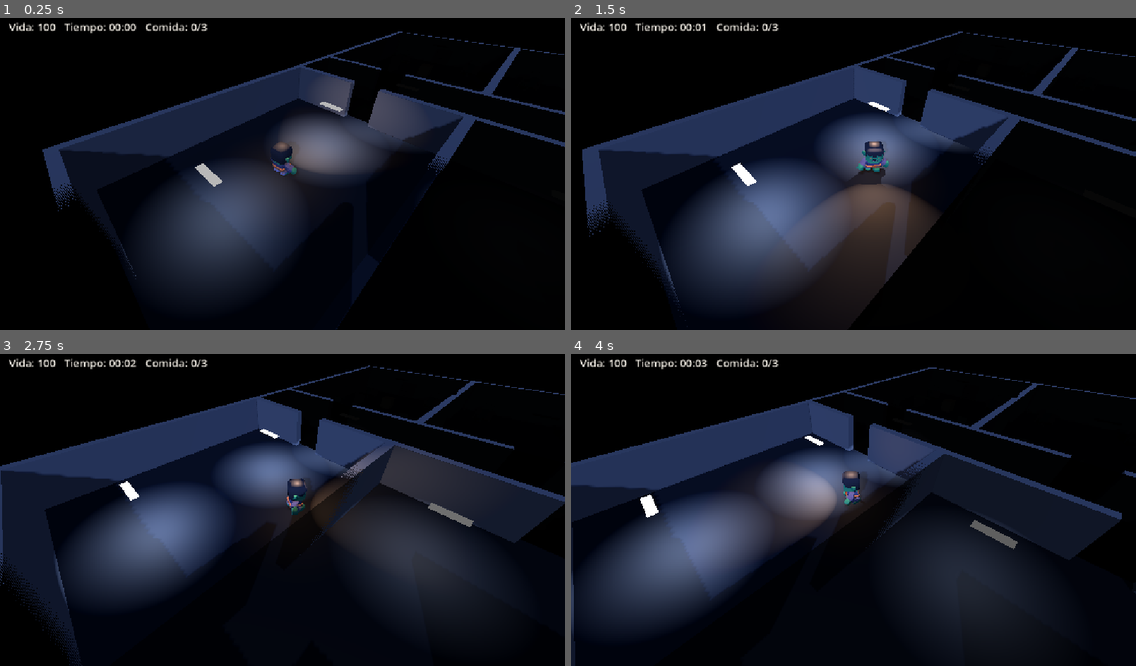
Above: before the commit, frames 1-4 (two rows, left to right).
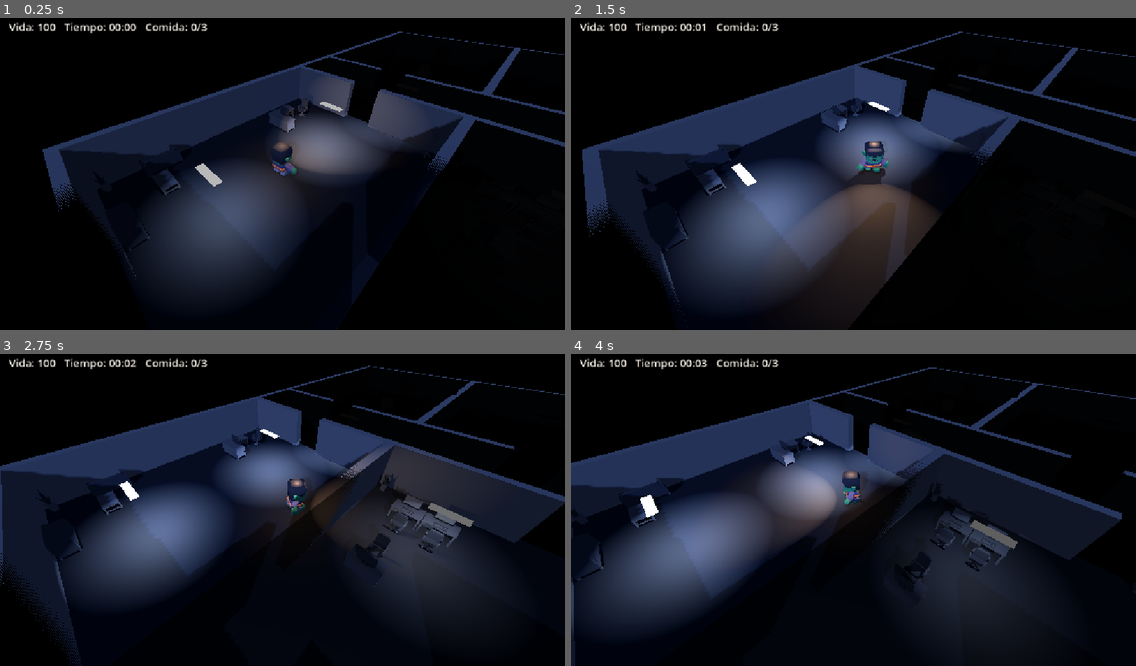
Above: after the commit, the same moments.

Repository: SofiaRubiano10/Zombivors_4to
Game: Godot game, scene res://main.tscn
Two runs of this game, one before a commit and one after it. Both use one fixed random seed, a clock stepped at 60 frames per second and the inputs below.
Inputs:
- Up to frame 1 (0.25 s): no input
- Up to frame 2 (1.5 s): hold D (move_right) 0.53-1.28 s; hold Shift (correr) 0.53-1.28 s; hold S (move_down) from 1.28 s (still down); tap E (interactuar) at 1.35 s
- Up to frame 3 (2.75 s): release S (move_down) at 2.03 s; hold D (move_right) from 2.03 s (still down); tap F at 2.1 s
- Up to frame 4 (4 s): release D (move_right) at 2.78 s; hold W (move_up) 2.78-3.53 s; tap G at 2.85 s; hold A (move_left) from 3.53 s (still down); tap T at 3.6 s

The runs differ from the first frame. In frame 1, 0.5% of the frame differs, in the area x 21-56%, y 25-75%; in frame 2, 0.7%; in frame 3, 1.7%, in the area x 6-82%, y 23-75%; in frame 4, 1.5%.

Commit message:
Muebles en recepción, área abierta y archivo
Terminé de amueblar la oficina. La recepción tiene su mostrador y una sala de espera con sofás; el área abierta, puestos de trabajo del lado iluminado y escritorios abandonados con cajas del lado oscuro, con estanterías contra la mampara; y el archivo quedó lleno de estanterías en filas, como un laberinto alrededor del cerebro. Comprobé con un mapa de celdas que desde la recepción se sigue llegando a toda la comida y a la salida.

Diff:
--- a/main.tscn
+++ b/main.tscn
@@ -962,6 +962,346 @@
 transform = Transform3D(1, 0, -0, 0, 1, 0, 0, 0, 1, 23.3, 0, -17.3)
 script = ExtResource("30_mueble")
 modelo = ExtResource("m_pottedPlant")
+
+[node name="Recepcion" type="Node3D" parent="Mapa/Muebles"]
+
+[node name="DeskCorner" type="Node3D" parent="Mapa/Muebles/Recepcion"]
+transform = Transform3D(-1, 0, -0, 0, 1, 0, 0, 0, -1, -21.5, 0, 6)
+script = ExtResource("30_mueble")
+modelo = ExtResource("m_deskCorner")
+
+[node name="ComputerScreen" type="Node3D" parent="Mapa/Muebles/Recepcion"]
+transform = Transform3D(-1, 0, -0, 0, 1, 0, 0, 0, -1, -21.5, 0.76, 6.3)
+script = ExtResource("30_mueble")
+modelo = ExtResource("m_computerScreen")
+solido = false
+
+[node name="ChairDesk" type="Node3D" parent="Mapa/Muebles/Recepcion"]
+transform = Transform3D(1, 0, -0, 0, 1, 0, 0, 0, 1, -21.5, 0, 4.3)
+script = ExtResource("30_mueble")
+modelo = ExtResource("m_chairDesk")
+solido = false
+
+[node name="LoungeSofa" type="Node3D" parent="Mapa/Muebles/Recepcion"]
+transform = Transform3D(0, 0, -1, 0, 1, 0, 1, 0, 0, -23.2, 0, 14.5)
+script = ExtResource("30_mueble")
+modelo = ExtResource("m_loungeSofa")
+
+[node name="LoungeSofa2" type="Node3D" parent="Mapa/Muebles/Recepcion"]
+transform = Transform3D(-1, 0, -0, 0, 1, 0, 0, 0, -1, -20, 0, 17.2)
+script = ExtResource("30_mueble")
+modelo = ExtResource("m_loungeSofa")
+
+[node name="TableCoffee" type="Node3D" parent="Mapa/Muebles/Recepcion"]
+transform = Transform3D(1, 0, -0, 0, 1, 0, 0, 0, 1, -21.5, 0, 15)
+script = ExtResource("30_mueble")
+modelo = ExtResource("m_tableCoffee")
+
+[node name="PottedPlant" type="Node3D" parent="Mapa/Muebles/Recepcion"]
+transform = Transform3D(1, 0, -0, 0, 1, 0, 0, 0, 1, -23.3, 0, 17.3)
+script = ExtResource("30_mueble")
+modelo = ExtResource("m_pottedPlant")
+
+[node name="PottedPlant2" type="Node3D" parent="Mapa/Muebles/Recepcion"]
+transform = Transform3D(1, 0, -0, 0, 1, 0, 0, 0, 1, -12.8, 0, 17.3)
+script = ExtResource("30_mueble")
+modelo = ExtResource("m_pottedPlant")
+
+[node name="CoatRackStanding" type="Node3D" parent="Mapa/Muebles/Recepcion"]
+transform = Transform3D(1, 0, -0, 0, 1, 0, 0, 0, 1, -12.8, 0, 2.8)
+script = ExtResource("30_mueble")
+modelo = ExtResource("m_coatRackStanding")
+solido = false
+
+[node name="AreaAbierta" type="Node3D" parent="Mapa/Muebles"]
+
+[node name="Desk" type="Node3D" parent="Mapa/Muebles/AreaAbierta"]
+transform = Transform3D(1, 0, -0, 0, 1, 0, 0, 0, 1, -9.4, 0, 4.4)
+script = ExtResource("30_mueble")
+modelo = ExtResource("m_desk")
+
+[node name="ComputerScreen" type="Node3D" parent="Mapa/Muebles/AreaAbierta"]
+transform = Transform3D(1, 0, -0, 0, 1, 0, 0, 0, 1, -9.4, 0.76, 4.2)
+script = ExtResource("30_mueble")
+modelo = ExtResource("m_computerScreen")
+solido = false
+
+[node name="ComputerKeyboard" type="Node3D" parent="Mapa/Muebles/AreaAbierta"]
+transform = Transform3D(1, 0, -0, 0, 1, 0, 0, 0, 1, -9.4, 0.76, 4.65)
+script = ExtResource("30_mueble")
+modelo = ExtResource("m_computerKeyboard")
+solido = false
+
+[node name="ChairDesk" type="Node3D" parent="Mapa/Muebles/AreaAbierta"]
+transform = Transform3D(-1, 0, -0, 0, 1, 0, 0, 0, -1, -9.4, 0, 5.35)
+script = ExtResource("30_mueble")
+modelo = ExtResource("m_chairDesk")
+solido = false
+
+[node name="Desk2" type="Node3D" parent="Mapa/Muebles/AreaAbierta"]
+transform = Transform3D(1, 0, -0, 0, 1, 0, 0, 0, 1, -7.9, 0, 4.4)
+script = ExtResource("30_mueble")
+modelo = ExtResource("m_desk")
+
+[node name="ComputerScreen2" type="Node3D" parent="Mapa/Muebles/AreaAbierta"]
+transform = Transform3D(1, 0, -0, 0, 1, 0, 0, 0, 1, -7.9, 0.76, 4.2)
+script = ExtResource("30_mueble")
+modelo = ExtResource("m_computerScreen")
+solido = false
+
+[node name="ComputerKeyboard2" type="Node3D" parent="Mapa/Muebles/AreaAbierta"]
+transform = Transform3D(1, 0, -0, 0, 1, 0, 0, 0, 1, -7.9, 0.76, 4.65)
+script = ExtResource("30_mueble")
+modelo = ExtResource("m_computerKeyboard")
+solido = false
+
+[node name="ChairDesk2" type="Node3D" parent="Mapa/Muebles/AreaAbierta"]
+transform = Transform3D(-1, 0, -0, 0, 1, 0, 0, 0, -1, -7.9, 0, 5.35)
+script = ExtResource("30_mueble")
+modelo = ExtResource("m_chairDesk")
+solido = false
+
+[node name="Desk3" type="Node3D" parent="Mapa/Muebles/AreaAbierta"]
+transform = Transform3D(1, 0, -0, 0, 1, 0, 0, 0, 1, 7, 0, 4.4)
+script = ExtResource("30_mueble")
+modelo = ExtResource("m_desk")
+
+[node name="ComputerScreen3" type="Node3D" parent="Mapa/Muebles/AreaAbierta"]
+transform = Transform3D(1, 0, -0, 0, 1, 0, 0, 0, 1, 7, 0.76, 4.2)
+script = ExtResource("30_mueble")
+modelo = ExtResource("m_computerScreen")
+solido = false
+
+[node name="ComputerKeyboard3" type="Node3D" parent="Mapa/Muebles/AreaAbierta"]
+transform = Transform3D(1, 0, -0, 0, 1, 0, 0, 0, 1, 7, 0.76, 4.65)
+script = ExtResource("30_mueble")
+modelo = ExtResource("m_computerKeyboard")
+solido = false
+
+[node name="ChairDesk3" type="Node3D" parent="Mapa/Muebles/AreaAbierta"]
+transform = Transform3D(-1, 0, -0, 0, 1, 0, 0, 0, -1, 7, 0, 5.35)
+script = ExtResource("30_mueble")
+modelo = ExtResource("m_chairDesk")
+solido = false
+
+[node name="Desk4" type="Node3D" parent="Mapa/Muebles/AreaAbierta"]
+transform = Transform3D(-1, 0, -0, 0, 1, 0, 0, 0, -1, -9.4, 0, 8.6)
+script = ExtResource("30_mueble")
+modelo = ExtResource("m_desk")
+
+[node name="ComputerScreen4" type="Node3D" parent="Mapa/Muebles/AreaAbierta"]
+transform = Transform3D(-1, 0, -0, 0, 1, 0, 0, 0, -1, -9.4, 0.76, 8.8)
+script = ExtResource("30_mueble")
+modelo = ExtResource("m_computerScreen")
+solido = false
+
+[node name="ComputerKeyboard4" type="Node3D" parent="Mapa/Muebles/AreaAbierta"]
+transform = Transform3D(-1, 0, -0, 0, 1, 0, 0, 0, -1, -9.4, 0.76, 8.35)
+script = ExtResource("30_mueble")
+modelo = ExtResource("m_computerKeyboard")
+solido = false
+
+[node name="ChairDesk4" type="Node3D" parent="Mapa/Muebles/AreaAbierta"]
+transform = Transform3D(1, 0, 0, 0, 1, 0, -0, 0, 1, -9.4, 0, 7.65)
+script = ExtResource("30_mueble")
+modelo = ExtResource("m_chairDesk")
+solido = false
+
+[node name="Desk5" type="Node3D" parent="Mapa/Muebles/AreaAbierta"]
+transform = Transform3D(-1, 0, -0, 0, 1, 0, 0, 0, -1, -2, 0, 15.8)
+script = ExtResource("30_mueble")
+modelo = ExtResource("m_desk")
+
+[node name="ComputerScreen5" type="Node3D" parent="Mapa/Muebles/AreaAbierta"]
+transform = Transform3D(-1, 0, -0, 0, 1, 0, 0, 0, -1, -2, 0.76, 16)
+script = ExtResource("30_mueble")
+modelo = ExtResource("m_computerScreen")
+solido = false
+
+[node name="ComputerKeyboard5" type="Node3D" parent="Mapa/Muebles/AreaAbierta"]
+transform = Transform3D(-1, 0, -0, 0, 1, 0, 0, 0, -1, -2, 0.76, 15.55)
+script = ExtResource("30_mueble")
+modelo = ExtResource("m_computerKeyboard")
+solido = false
+
+[node name="ChairDesk5" type="Node3D" parent="Mapa/Muebles/AreaAbierta"]
+transform = Transform3D(1, 0, 0, 0, 1, 0, -0, 0, 1, -2, 0, 14.85)
+script = ExtResource("30_mueble")
+modelo = ExtResource("m_chairDesk")
+solido = false
+
+[node name="Desk6" type="Node3D" parent="Mapa/Muebles/AreaAbierta"]
+transform = Transform3D(-1, 0, -0, 0, 1, 0, 0, 0, -1, 2, 0, 15.8)
+script = ExtResource("30_mueble")
+modelo = ExtResource("m_desk")
+
+[node name="ComputerScreen6" type="Node3D" parent="Mapa/Muebles/AreaAbierta"]
+transform = Transform3D(-1, 0, -0, 0, 1, 0, 0, 0, -1, 2, 0.76, 16)
+script = ExtResource("30_mueble")
+modelo = ExtResource("m_computerScreen")
+solido = false
+
+[node name="ComputerKeyboard6" type="Node3D" parent="Mapa/Muebles/AreaAbierta"]
+transform = Transform3D(-1, 0, -0, 0, 1, 0, 0, 0, -1, 2, 0.76, 15.55)
+script = ExtResource("30_mueble")
+modelo = ExtResource("m_computerKeyboard")
+solido = false
+
+[node name="ChairDesk6" type="Node3D" parent="Mapa/Muebles/AreaAbierta"]
+transform = Transform3D(1, 0, 0, 0, 1, 0, -0, 0, 1, 2, 0, 14.85)
+script = ExtResource("30_mueble")
+modelo = ExtResource("m_chairDesk")
+solido = false
+
+[node name="BookcaseClosedWide" type="Node3D" parent="Mapa/Muebles/AreaAbierta"]
+transform = Transform3D(1, 0, -0, 0, 1, 0, 0, 0, 1, -4, 0, 10.55)
+script = ExtResource("30_mueble")
+modelo = ExtResource("m_bookcaseClosedWide")
+
+[node name="BookcaseClosedWide2" type="Node3D" parent="Mapa/Muebles/AreaAbierta"]
+transform = Transform3D(1, 0, -0, 0, 1, 0, 0, 0, 1, 4, 0, 10.55)
+script = ExtResource("30_mueble")
+modelo = ExtResource("m_bookcaseClosedWide")
+
+[node name="CardboardBoxClosed" type="Node3D" parent="Mapa/Muebles/AreaAbierta"]
+transform = Transform3D(1, 0, -0, 0, 1, 0, 0, 0, 1, 8, 0, 17.2)
+script = ExtResource("30_mueble")
+modelo = ExtResource("m_cardboardBoxClosed")
+solido = false
+
+[node name="CardboardBoxOpen" type="Node3D" parent="Mapa/Muebles/AreaAbierta"]
+transform = Transform3D(0.766044, 0, -0.642788, 0, 1, 0, 0.642788, 0, 0.766044, 8.6, 0, 16.8)
+script = ExtResource("30_mueble")
+modelo = ExtResource("m_cardboardBoxOpen")
+solido = false
+
+[node name="CardboardBoxClosed2" type="Node3D" parent="Mapa/Muebles/AreaAbierta"]
+transform = Transform3D(0.965926, 0, -0.258819, 0, 1, 0, 0.258819, 0, 0.965926, -11, 0, 17.2)
+script = ExtResource("30_mueble")
+modelo = ExtResource("m_cardboardBoxClosed")
+solido = false
+
+[node name="PottedPlant" type="Node3D" parent="Mapa/Muebles/AreaAbierta"]
+transform = Transform3D(1, 0, -0, 0, 1, 0, 0, 0, 1, -11.3, 0, 2.8)
+script = ExtResource("30_mueble")
+modelo = ExtResource("m_pottedPlant")
+
+[node name="PottedPlant2" type="Node3D" parent="Mapa/Muebles/AreaAbierta"]
+transform = Transform3D(1, 0, -0, 0, 1, 0, 0, 0, 1, 11.3, 0, 2.8)
+script = ExtResource("30_mueble")
+modelo = ExtResource("m_pottedPlant")
+
+[node name="Archivo" type="Node3D" parent="Mapa/Muebles"]
+
+[node name="BookcaseClosedWide" type="Node3D" parent="Mapa/Muebles/Archivo"]
+transform = Transform3D(1, 0, -0, 0, 1, 0, 0, 0, 1, 14.3, 0, 6)
+script = ExtResource("30_mueble")
+modelo = ExtResource("m_bookcaseClosedWide")
+
+[node name="BookcaseClosedWide2" type="Node3D" parent="Mapa/Muebles/Archivo"]
+transform = Transform3D(1, 0, -0, 0, 1, 0, 0, 0, 1, 15.9, 0, 6)
+script = ExtResource("30_mueble")
+modelo = ExtResource("m_bookcaseClosedWide")
+
+[node name="BookcaseClosedWide3" type="Node3D" parent="Mapa/Muebles/Archivo"]
+transform = Transform3D(1, 0, -0, 0, 1, 0, 0, 0, 1, 20.1, 0, 6)
+script = ExtResource("30_mueble")
+modelo = ExtResource("m_bookcaseClosedWide")
+
+[node name="BookcaseClosedWide4" type="Node3D" parent="Mapa/Muebles/Archivo"]
+transform = Transform3D(1, 0, -0, 0, 1, 0, 0, 0, 1, 21.7, 0, 6)
+script = ExtResource("30_mueble")
+modelo = ExtResource("m_bookcaseClosedWide")
+
+[node name="BookcaseClosedWide5" type="Node3D" parent="Mapa/Muebles/Archivo"]
+transform = Transform3D(1, 0, -0, 0, 1, 0, 0, 0, 1, 14.3, 0, 10)
+script = ExtResource("30_mueble")
+modelo = ExtResource("m_bookcaseClosedWide")
+
+[node name="BookcaseClosedWide6" type="Node3D" parent="Mapa/Muebles/Archivo"]
+transform = Transform3D(1, 0, -0, 0, 1, 0, 0, 0, 1, 15.9, 0, 10)
+script = ExtResource("30_mueble")
+modelo = ExtResource("m_bookcaseClosedWide")
+
+[node name="BookcaseClosedWide7" type="Node3D" parent="Mapa/Muebles/Archivo"]
+transform = Transform3D(1, 0, -0, 0, 1, 0, 0, 0, 1, 20.1, 0, 10)
+script = ExtResource("30_mueble")
+modelo = ExtResource("m_bookcaseClosedWide")
+
+[node name="BookcaseClosedWide8" type="Node3D" parent="Mapa/Muebles/Archivo"]
+transform = Transform3D(1, 0, -0, 0, 1, 0, 0, 0, 1, 21.7, 0, 10)
+script = ExtResource("30_mueble")
+modelo = ExtResource("m_bookcaseClosedWide")
+
+[node name="BookcaseClosedWide9" type="Node3D" parent="Mapa/Muebles/Archivo"]
+transform = Transform3D(-1, 0, -0, 0, 1, 0, 0, 0, -1, 14.3, 0, 5.5)
+script = ExtResource("30_mueble")
+modelo = ExtResource("m_bookcaseClosedWide")
+
+[node name="BookcaseClosedWide10" type="Node3D" parent="Mapa/Muebles/Archivo"]
+transform = Transform3D(-1, 0, -0, 0, 1, 0, 0, 0, -1, 15.9, 0, 5.5)
+script = ExtResource("30_mueble")
+modelo = ExtResource("m_bookcaseClosedWide")
+
+[node name="BookcaseClosedWide11" type="Node3D" parent="Mapa/Muebles/Archivo"]
+transform = Transform3D(-1, 0, -0, 0, 1, 0, 0, 0, -1, 20.1, 0, 5.5)
+script = ExtResource("30_mueble")
+modelo = ExtResource("m_bookcaseClosedWide")
+
+[node name="BookcaseClosedWide12" type="Node3D" parent="Mapa/Muebles/Archivo"]
+transform = Transform3D(-1, 0, -0, 0, 1, 0, 0, 0, -1, 21.7, 0, 5.5)
+script = ExtResource("30_mueble")
+modelo = ExtResource("m_bookcaseClosedWide")
+
+[node name="BookcaseClosedWide13" type="Node3D" parent="Mapa/Muebles/Archivo"]
+transform = Transform3D(-1, 0, -0, 0, 1, 0, 0, 0, -1, 14.3, 0, 9.5)
+script = ExtResource("30_mueble")
+modelo = ExtResource("m_bookcaseClosedWide")
+
+[node name="BookcaseClosedWide14" type="Node3D" parent="Mapa/Muebles/Archivo"]
+transform = Transform3D(-1, 0, -0, 0, 1, 0, 0, 0, -1, 15.9, 0, 9.5)
+script = ExtResource("30_mueble")
+modelo = ExtResource("m_bookcaseClosedWide")
+
+[node name="BookcaseClosedWide15" type="Node3D" parent="Mapa/Muebles/Archivo"]
+transform = Transform3D(-1, 0, -0, 0, 1, 0, 0, 0, -1, 20.1, 0, 9.5)
+script = ExtResource("30_mueble")
+modelo = ExtResource("m_bookcaseClosedWide")
+
+[node name="BookcaseClosedWide16" type="Node3D" parent="Mapa/Muebles/Archivo"]
+transform = Transform3D(-1, 0, -0, 0, 1, 0, 0, 0, -1, 21.7, 0, 9.5)
+script = ExtResource("30_mueble")
+modelo = ExtResource("m_bookcaseClosedWide")
+
+[node name="CardboardBoxClosed" type="Node3D" parent="Mapa/Muebles/Archivo"]
+transform = Transform3D(1, 0, -0, 0, 1, 0, 0, 0, 1, 23, 0, 17.2)
+script = ExtResource("30_mueble")
+modelo = ExtResource("m_cardboardBoxClosed")
+solido = false
+
+[node name="CardboardBoxOpen" type="Node3D" parent="Mapa/Muebles/Archivo"]
+transform = Transform3D(0.939693, 0, -0.34202, 0, 1, 0, 0.34202, 0, 0.939693, 22.5, 0, 16.9)
+script = ExtResource("30_mueble")
+modelo = ExtResource("m_cardboardBoxOpen")
+solido = false
+
+[node name="CardboardBoxClosed2" type="Node3D" parent="Mapa/Muebles/Archivo"]
+transform = Transform3D(1, 0, -0, 0, 1, 0, 0, 0, 1, 13, 0, 17.3)
+script = ExtResource("30_mueble")
+modelo = ExtResource("m_cardboardBoxClosed")
+solido = false
+
+[node name="CardboardBoxClosed3" type="Node3D" parent="Mapa/Muebles/Archivo"]
+transform = Transform3D(0.984808, 0, -0.173648, 0, 1, 0, 0.173648, 0, 0.984808, 23.2, 0, 11.8)
+script = ExtResource("30_mueble")
+modelo = ExtResource("m_cardboardBoxClosed")
+solido = false
+
+[node name="CardboardBoxClosed4" type="Node3D" parent="Mapa/Muebles/Archivo"]
+transform = Transform3D(1, 0, -0, 0, 1, 0, 0, 0, 1, 13.2, 0, 2.9)
+script = ExtResource("30_mueble")
+modelo = ExtResource("m_cardboardBoxClosed")
+solido = false
 
 [node name="Lamparas" type="Node3D" parent="."]
 
